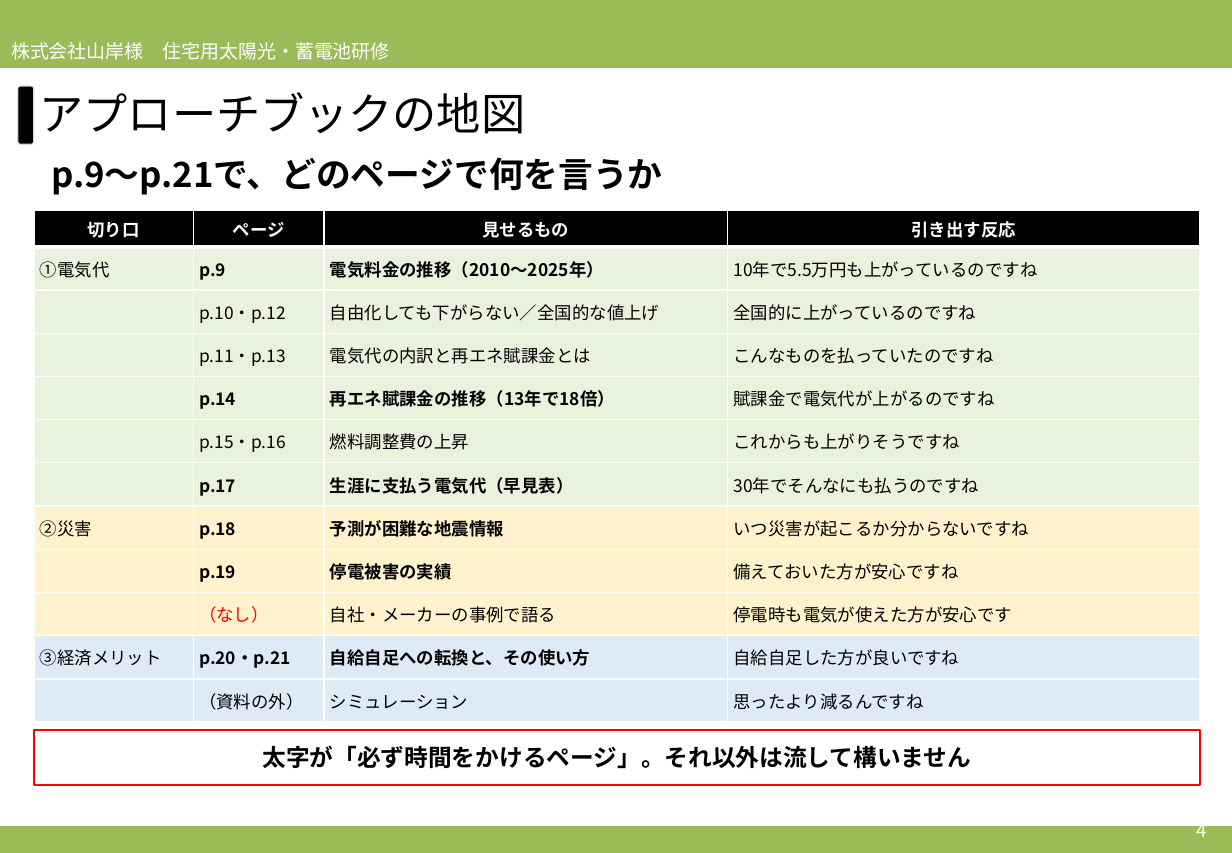
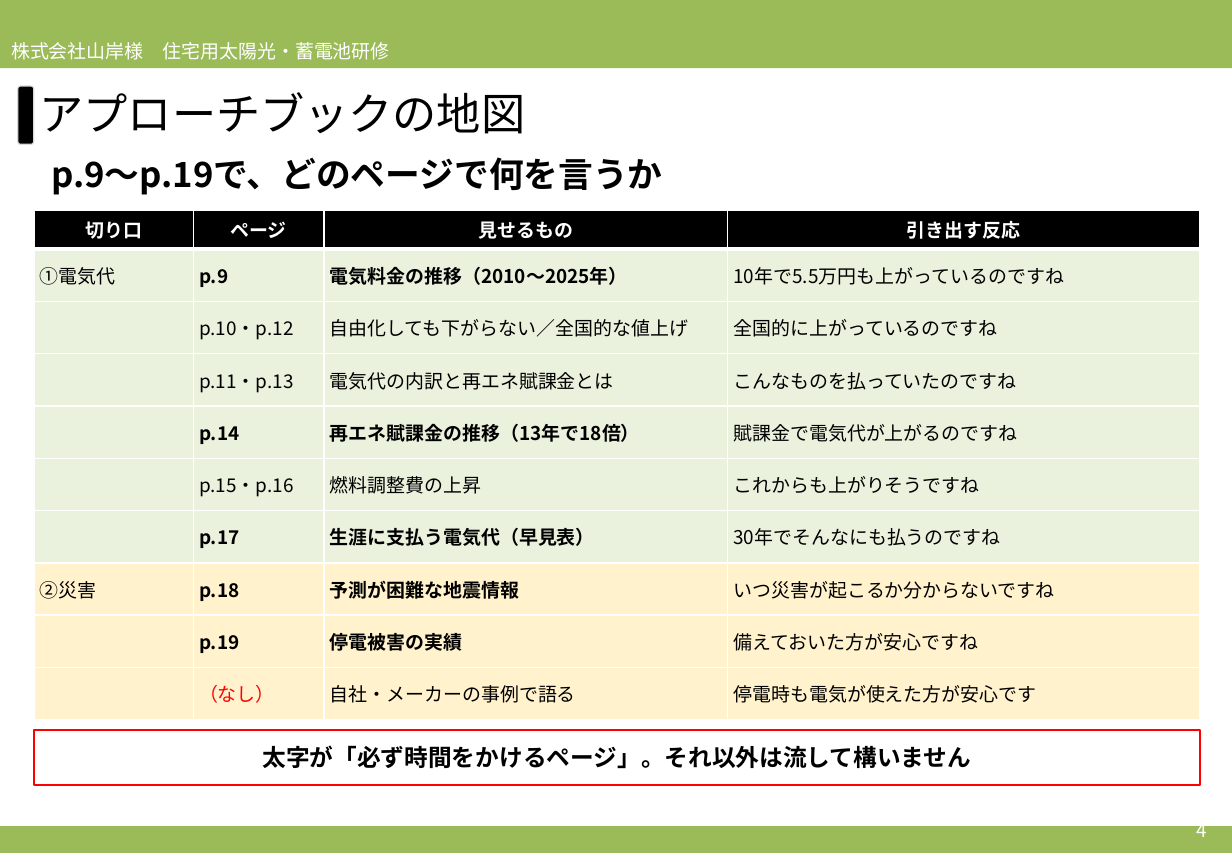
Before and after one commit to soshiro-iki-sys/-, a slide deck: slide 4 of slides/2026営業研修_必要性訴求パート_アプローチブックの伝え方.pptx. Drawn at 1232x853 pixels with LibreOffice and Linux fonts; fonts in the diff are those of the drawing. Boxes give left, top, right and bottom in pixels: in the first picture for what was removed or moved away, otherwise in the second. Text is boxed around its words. In the diff, an @@ line names an element or a change of style, - is before the commit and + after.

```diff
--- a/slides/2026営業研修_必要性訴求パート_アプローチブックの伝え方.pptx
+++ b/slides/2026営業研修_必要性訴求パート_アプローチブックの伝え方.pptx
@@ text at (51, 157, 662, 195): text changed @@
-p.9〜p.21で、どのページで何を言うか
+p.9〜p.19で、どのページで何を言うか
@@ table at (34, 210, 1200, 720) @@
-row 11: ③経済メリット | p.20・p.21 | 自給自足への転換と、その使い方 | 自給自足した方が良いですね
-row 12:  | （資料の外） | シミュレーション | 思ったより減るんですね
```
Also in this commit, not shown: 8 other slides changed, 6 slides removed, 2 other files.
